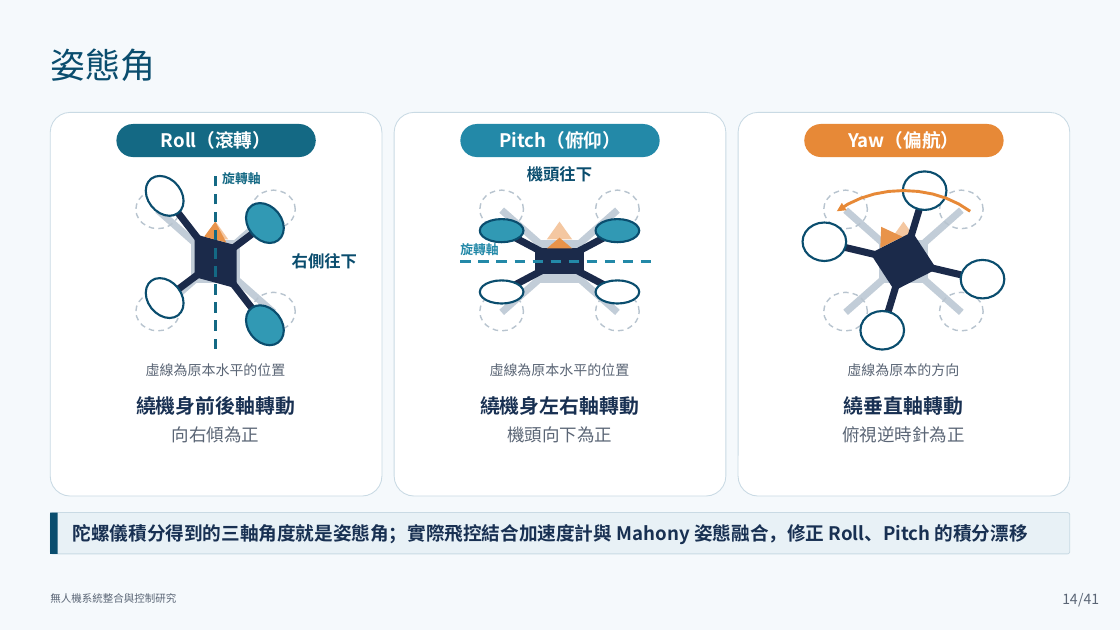
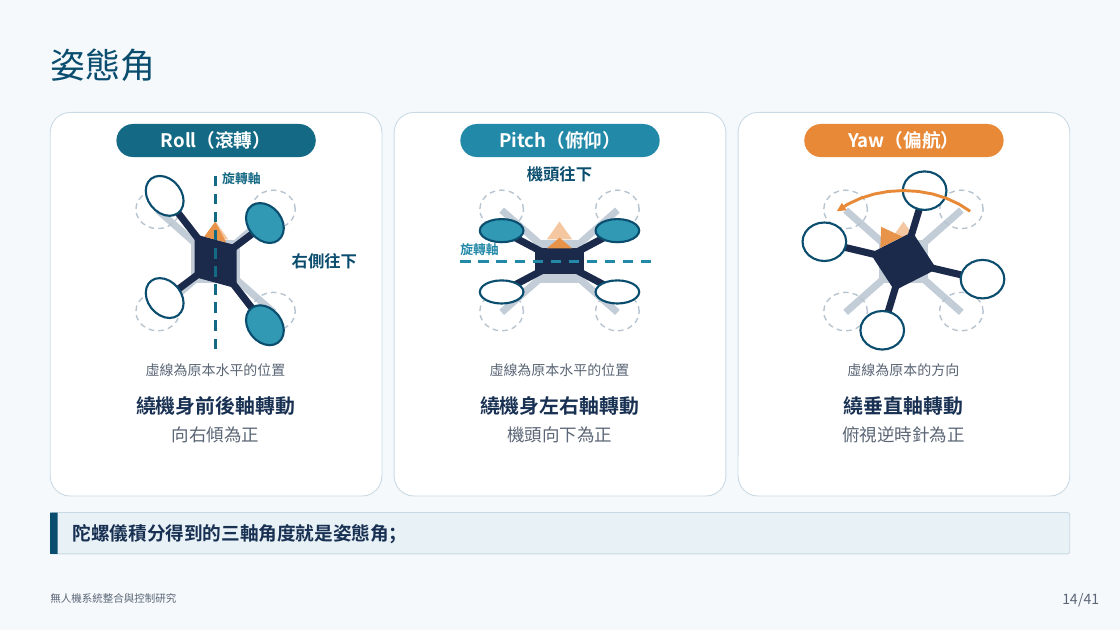
Before and after one commit to lingken1028/-, a slide deck: slide 14 of 無人機系統整合與控制研究_口試簡報 2.pptx. Drawn at 1120x630 pixels with LibreOffice and Linux fonts; fonts in the diff are those of the drawing. Boxes give left, top, right and bottom in pixels: in the first picture for what was removed or moved away, otherwise in the second. Text is boxed around its words. In the diff, an @@ line names an element or a change of style, - is before the commit and + after.

```diff
--- a/無人機系統整合與控制研究_口試簡報 2.pptx
+++ b/無人機系統整合與控制研究_口試簡報 2.pptx
@@ text at (x1=73, y1=524, x2=408, y2=543): text changed @@
-陀螺儀積分得到的三軸角度就是姿態角；實際飛控結合加速度計與 Mahony 姿態融合，修正 Roll、Pitch 的積分漂移
+陀螺儀積分得到的三軸角度就是姿態角；
```
Also in this commit, not shown: 3 other slides changed.
